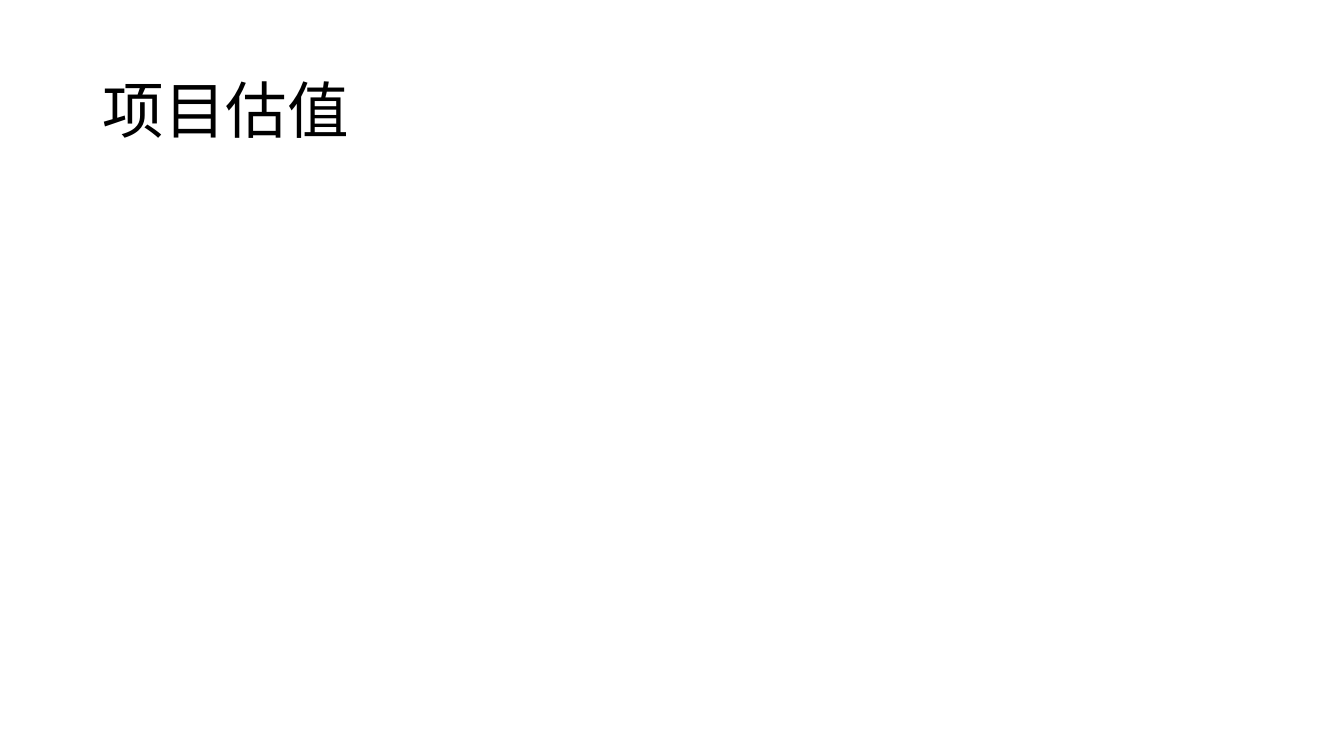
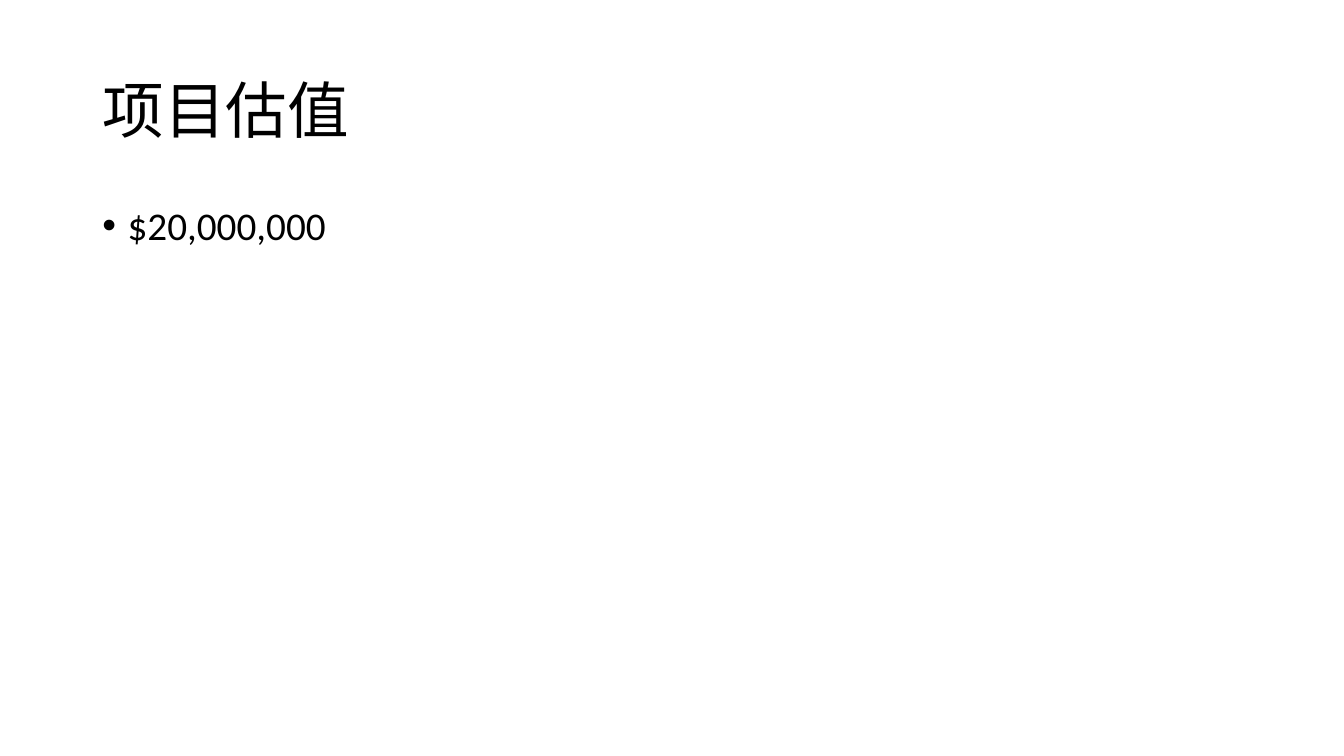
Before and after one commit to twigzxd/ZXXXZ, a slide deck: slide 23 of 智能快递柜ppt.pptx (slide 16 before the commit). Drawn at 1344x756 pixels with LibreOffice and Linux fonts; fonts in the diff are those of the drawing. Boxes give left, top, right and bottom in pixels: in the first picture for what was removed or moved away, otherwise in the second. Text is boxed around its words. In the diff, an @@ line names an element or a change of style, - is before the commit and + after.

```diff
--- a/智能快递柜ppt.pptx
+++ b/智能快递柜ppt.pptx
@@ text added at (128,214,326,245), 28 pt, text #000000 @@
+• $20,000,000
```
Also in this commit, not shown: 7 other slides changed, 7 slides added, 1 other file.
